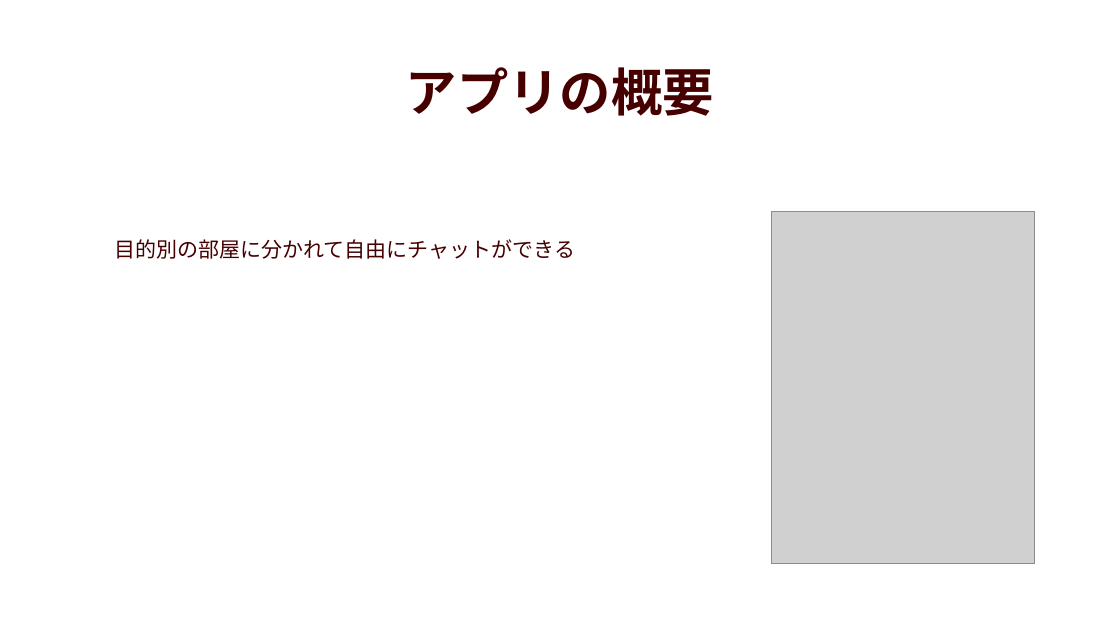
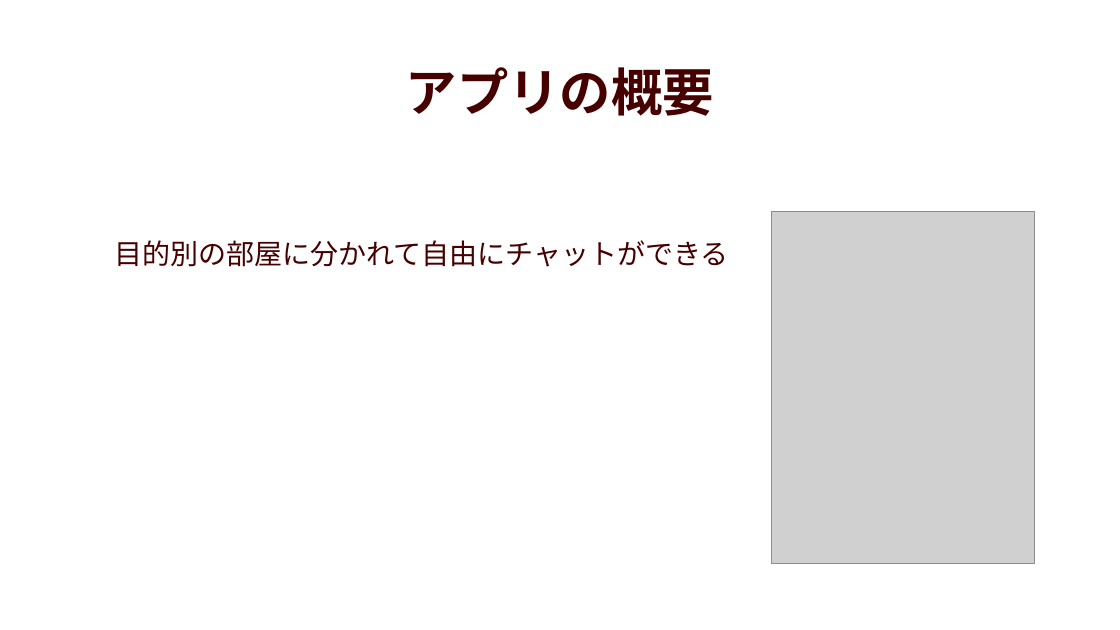
Before and after one commit to fusausa/IVY-Chat, a slide deck: slide 3 of プレゼン.pptx. Drawn at 1120x630 pixels with LibreOffice and Linux fonts; fonts in the diff are those of the drawing; grey boxes stand for pictures. Boxes give left, top, right and bottom in pixels: in the first picture for what was removed or moved away, otherwise in the second. Text is boxed around its words. In the diff, an @@ line names an element or a change of style, - is before the commit and + after.

```diff
--- a/プレゼン.pptx
+++ b/プレゼン.pptx
@@ text "目的別の部屋に分かれて自由にチャットができる" at [114, 240, 728, 267]: size 18 to 24 pt @@
```
Also in this commit, not shown: 3 other slides changed, 2 slides added, 3 slides removed.
